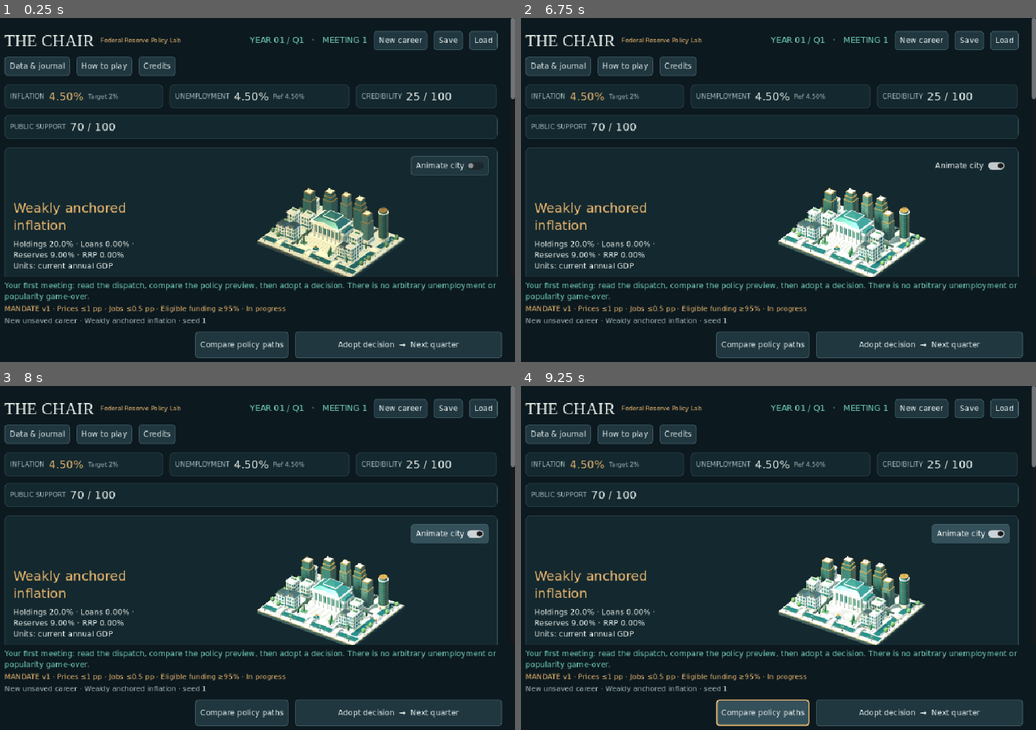
Above: before the commit, frames 1-4 (two rows, left to right).
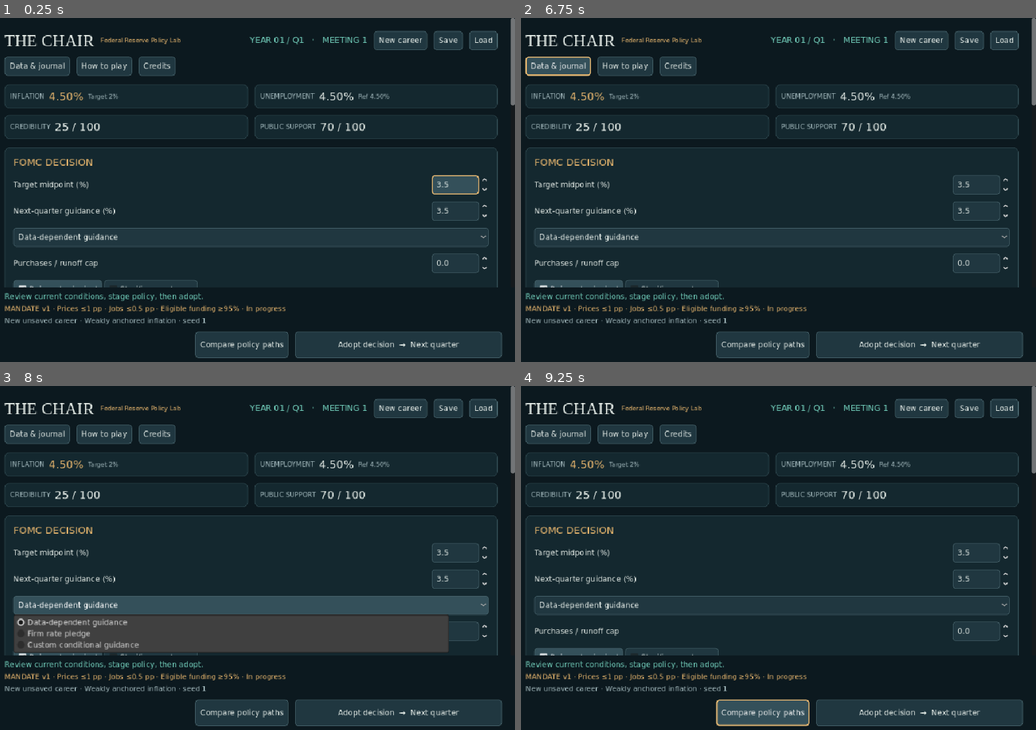
Above: after the commit, the same moments.

Repository: ihearttokyo/fed-chairman-game
Game: Godot game, scene res://main.tscn
The game is run twice, just before and just after one commit, with the same random seed, the same clock (stepped at 60 frames per second) and the same inputs.
Inputs (mouse positions are in pixels of both pictures, inside the frame that each line leads up to):
- Up to frame 1 (0.25 s): no input
- Up to frame 2 (6.75 s): click "How to play" at 0.5 s; click "New career" at 1.25 s; click "New career" at 2 s; click "Adopt decision → Next quarter" at 2.75 s; click "Adopt decision → Next quarter" at 3.5 s; click "OK" at 4.25 s; click "Data & journal" at 5 s; click "OK" at 5.75 s; click (969, 165) at 6.5 s, where only the run before the commit has a clickable "Animate city"
- Up to frame 3 (8 s): click (252, 606) at 7.25 s, where only the run after the commit has a clickable "Data-dependent guidance"
- Up to frame 4 (9.25 s): click "Compare policy paths" at 8 s; click "OK" at 8.75 s

The runs differ from the first frame. In frame 1, 9.6% of the frame differs, in the area x 0-100%, y 19-83%; in frame 2, 9.8%; in frame 3, 19%; in frame 4, 9.8%.

Commit message:
ui: prioritize narrow policy controls and paired metrics

Diff:
--- a/game/play/main.gd
+++ b/game/play/main.gd
@@ -39,6 +39,8 @@
 var cockpit_scroll: ScrollContainer
 var body_layout: BoxContainer
 var action_layout: BoxContainer
+var metric_layout: GridContainer
+var policy_panel: PanelContainer
 var save_path := SAVE_PATH
 var clean_career: PackedByteArray
 var quit_dialog: AcceptDialog
@@ -103,7 +105,9 @@
 	root.add_theme_constant_override("separation", 16)
 	margin.add_child(root)
 	_build_header(root)
-	var cards := HFlowContainer.new()
+	var cards := GridContainer.new()
+	metric_layout = cards
+	cards.columns = 4
 	cards.add_theme_constant_override("h_separation", 12)
 	cards.add_theme_constant_override("v_separation", 12)
 	root.add_child(cards)
@@ -152,6 +156,8 @@
 	_start_career("unanchored_inflation", 1)
 	get_window().size_changed.connect(_resize_layout)
 	get_window().dpi_changed.connect(_resize_layout)
+	for card in metric_layout.get_children():
+		card.minimum_size_changed.connect(_resize_layout)
 	_resize_layout()
 	keyboard_controls.append(scroll)
 	_link_focus(_keyboard_focus_order())
@@ -176,8 +182,16 @@
 	# Reserve the scrollbar even before it appears, avoiding breakpoint oscillation.
 	var available := window.get_visible_rect().size.x - 48 - cockpit_scroll.get_v_scroll_bar().get_combined_minimum_size().x
 	var wide_minimum: float = body_layout.get_child(0).get_combined_minimum_size().x + body_layout.get_child(1).get_combined_minimum_size().x + body_layout.get_theme_constant("separation")
+	var metric_width := 3.0 * metric_layout.get_theme_constant("h_separation")
+	for card in metric_layout.get_children():
+		metric_width += card.get_combined_minimum_size().x
+	metric_layout.columns = 4 if available >= metric_width else 2
 	body_layout.vertical = available < wide_minimum
 	action_layout.vertical = body_layout.vertical
+	var policy_index := 0 if body_layout.vertical else 1
+	if policy_panel.get_index() != policy_index:
+		body_layout.move_child(policy_panel, policy_index)
+		_link_focus(_keyboard_focus_order())
 
 static func _initial_window_size(design: Vector2i, display_scale: float, available: Vector2i) -> Vector2i:
 	var desired := Vector2(design) * display_scale
@@ -277,6 +291,10 @@
 	for control in keyboard_controls:
 		if control.is_visible_in_tree() and not (control is BaseButton and control.disabled):
 			order.append(control)
+	order.sort_custom(func(a: Control, b: Control):
+		if a == cockpit_scroll: return false
+		if b == cockpit_scroll: return true
+		return b.is_greater_than(a))
 	return order
 
 func _link_focus(order: Array[Control]) -> void:
@@ -462,6 +480,7 @@
 
 func _build_policy(parent: Node, actions: Node) -> void:
 	var panel := _panel(parent)
+	policy_panel = panel
 	panel.custom_minimum_size.x = 380
 	var box := _vbox(panel, 13)
 	_label(box, "FOMC DECISION", 18, GOLD)
@@ -570,7 +589,7 @@
 		return
 	clean_career = career.encode()
 	_refresh(true)
-	consequence.text = "Your first meeting: read the dispatch, compare the policy preview, then adopt a decision. There is no arbitrary unemployment or popularity game-over."
+	consequence.text = "Review current conditions, stage policy, then adopt."
 	status_label.text = "New unsaved career · %s · seed %d" % [career.cases[case_id].label, seed_number]
 
 func _refresh(reset_controls := false) -> void:
--- a/game/tests/compact_ui_test.gd
+++ b/game/tests/compact_ui_test.gd
@@ -15,11 +15,15 @@
 func _initialize() -> void:
 	call_deferred("run")
 func run() -> void:
+	var density := maxf(1.0, DisplayServer.screen_get_scale(root.current_screen))
+	root.size = Vector2i((Vector2(960, 640) * density).round())
 	var game = load("res://main.tscn").instantiate()
 	game.career = ResizeCareer.new()
 	root.add_child(game)
 	await process_frame
 	await process_frame
+	check(game.cockpit_scroll.get_global_rect().encloses(game.rate.get_line_edit().get_global_rect()), "cold narrow cockpit exposes the focused policy rate, not only decoration")
+	check(game._keyboard_focus_order().find(game.rate.get_line_edit()) < game._keyboard_focus_order().find(game.charts[0]), "narrow keyboard order reaches policy before the lower charts")
 	check(float(ProjectSettings.get_setting("gui/timers/tooltip_delay_sec")) == 0.0, "tooltips have no hover delay")
 	for pair in game.stats:
 		check(pair[0].accessibility_name.contains(pair[0].text), "each metric accessible name includes its current numeric value")
@@ -56,8 +60,11 @@
 		var edit: LineEdit = spin.get_line_edit()
 		inputs.append([spin.value, edit.text, edit.caret_column, edit.get_selection_from_column() if edit.has_selection() else -1, edit.get_selection_to_column() if edit.has_selection() else -1])
 	var semantics: Array = []
-	for control in game.find_children("*", "Control", true, false):
-		semantics.append([control.accessibility_name, control.accessibility_description, control.tooltip_text, control.get_theme_font_size("font_size")])
+	var controls: Array = game.find_children("*", "Control", true, false)
+	# Panel order may change; verify each stable control, not traversal order.
+	controls.sort_custom(func(a: Control, b: Control): return a.get_instance_id() < b.get_instance_id())
+	for control in controls:
+		semantics.append([control.get_instance_id(), control.accessibility_name, control.accessibility_description, control.tooltip_text, control.get_theme_font_size("font_size")])
 	return var_to_bytes([game.career.encode(), game.clean_career, game._policy(), inputs, semantics,
 		game.forecast_label.text, game.quarter_label.text, game.consequence.text, game.mandate_label.text,
 		game.status_label.text, game.custom_guidance.visible, game.reduced_motion, game.city.rotation if game.reduced_motion else null,
@@ -82,6 +89,15 @@
 		if control is Button and control.text == "Compare policy paths":
 			check(visible.grow(0.5).encloses(control.get_global_rect()), "Compare remains within the client at " + str(logical))
 	check(game.cockpit_scroll.size.y >= 200, "expanded guidance retains a usable vertical cockpit at " + str(logical))
+	if logical.x == 960:
+		var first: Rect2 = game.stats[0][0].get_parent().get_parent().get_global_rect()
+		var second: Rect2 = game.stats[1][0].get_parent().get_parent().get_global_rect()
+		var third: Rect2 = game.stats[2][0].get_parent().get_parent().get_global_rect()
+		var fourth: Rect2 = game.stats[3][0].get_parent().get_parent().get_global_rect()
+		check(is_equal_approx(first.position.y, second.position.y) and is_equal_approx(third.position.y, fourth.position.y) and third.position.y > first.position.y, "narrow metrics form two balanced paired rows")
+	var order: Array = game._keyboard_focus_order()
+	var panel: Node = game.rate.get_parent().get_parent().get_parent()
+	check((order.find(game.rate.get_line_edit()) < order.find(game.charts[0])) == (panel.get_index() == 0), "Tab follows the visible policy/chart panel order")
 	var bar: HScrollBar = game.cockpit_scroll.get_h_scroll_bar()
 	check(bar.max_value <= bar.page + 0.5, "cockpit needs no horizontal scrolling at " + str(logical))
 	for viewport in game.find_children("*", "SubViewport", true, false):
@@ -125,6 +141,23 @@
 		check(bool(body.get("vertical")) == (logical.x < layout_breakpoint), "body stacks only below its measured combined minimum")
 		var footer: Container = game.consequence.get_parent().get_parent()
 		check(bool(footer.get("vertical")) == bool(body.get("vertical")), "footer and body share the responsive orientation")
+	var metric_grid: GridContainer = game.stats[0][0].get_parent().get_parent().get_parent()
+	var four_columns: float = 3.0 * metric_grid.get_theme_constant("h_separation") + 48 + game.cockpit_scroll.get_v_scroll_bar().get_combined_minimum_size().x
+	for card in metric_grid.get_children():
+		four_columns += card.get_combined_minimum_size().x
+	root.size = Vector2i((Vector2(ceili(four_columns) - 1, 700) * density).round())
+	await settle_layout()
+	check(metric_grid.columns == 2, "dynamic-metric fixture starts just below its four-column threshold")
+	var metric_career: PackedByteArray = game.career.encode()
+	var metric_forecasts: int = game.career.forecast_calls
+	var old_support: String = game.stats[3][0].text
+	game.stats[3][0].text = "9 / 100" # Synthetic display-width fixture, not a policy outcome.
+	await settle_layout()
+	check(metric_grid.columns == 4, "a card-only width change reflows four fitting columns without native resize")
+	game.stats[3][0].text = old_support
+	await settle_layout()
+	check(metric_grid.columns == 2, "restored metric width returns to paired rows at the same window size")
+	check(game.career.encode() == metric_career and game.career.forecast_calls == metric_forecasts, "dynamic metric reflow never mutates the career or computes a forecast")
 	# A focused chart must keep the inspected quarter, not select latest on resize.
 	game.charts[0].grab_focus()
 	game.charts[0]._inspect(0)
Not shown, changed: game/README.md
